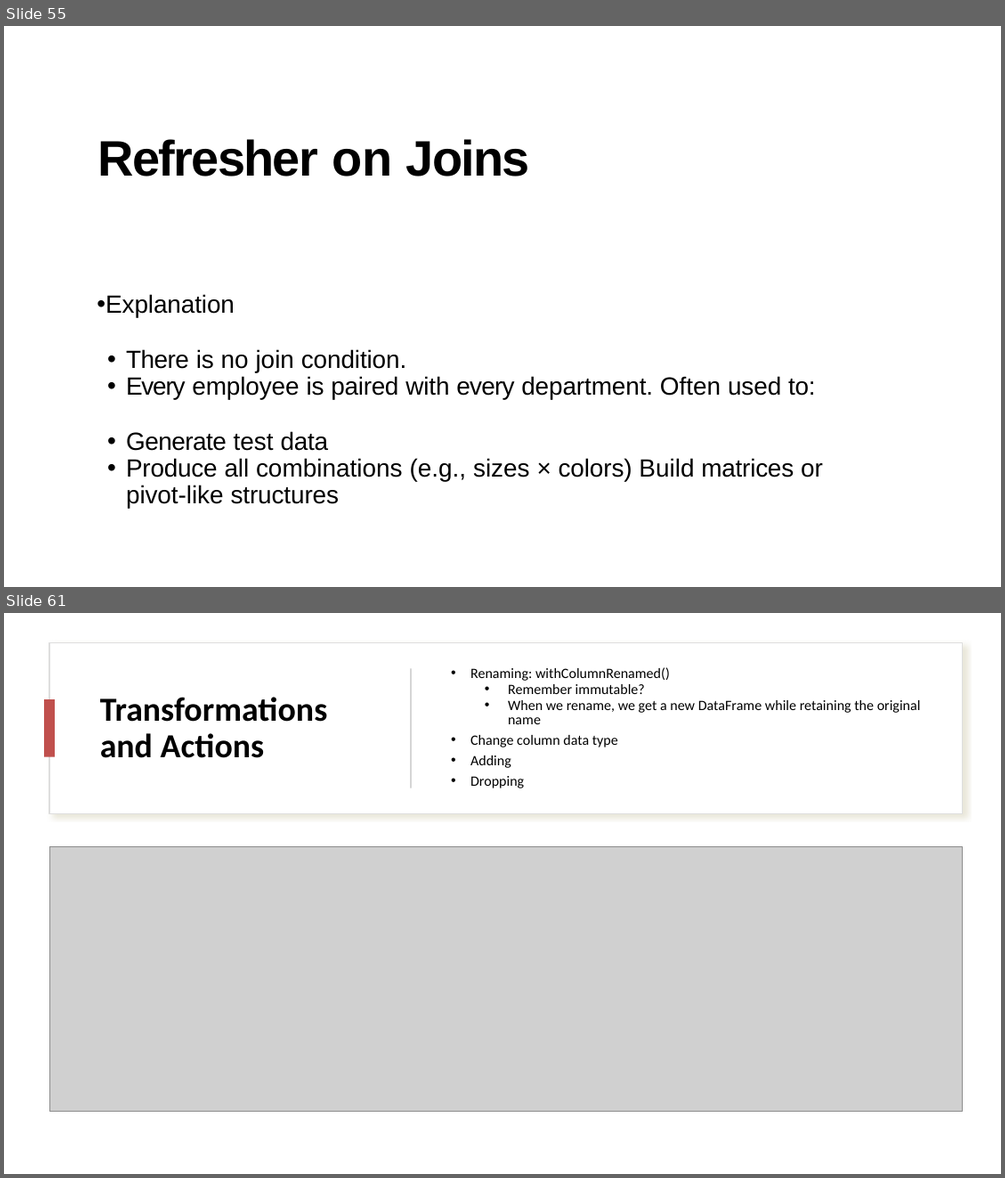
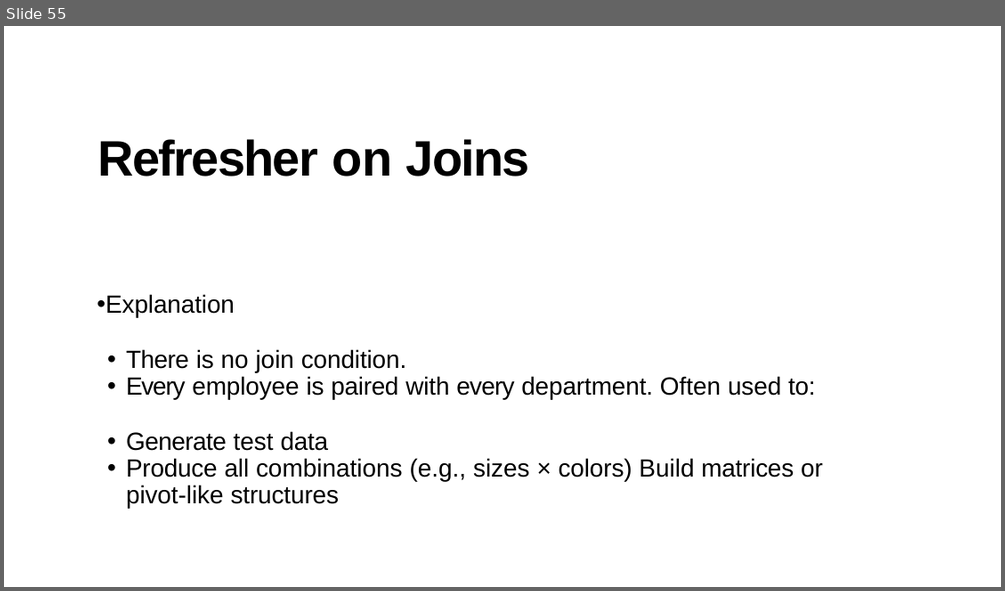
Before and after one commit to zhangyu027/UCI_Hadoop_Apache_Airflow, a slide deck: 02_Slides/M6_SparkSQL.pptx. Shown one above the other, each under a label of ours: slides 55 and 61 before the commit, slide 55 after it; the slides between them are not shown. The pictures are 1005x1178 and 1005x591 pixels, drawn with LibreOffice and Linux fonts; fonts in the diff are those of the drawing; grey boxes stand for pictures. Boxes give left, top, right and bottom in pixels: in the first picture for what was removed or moved away, otherwise in the second. Text is boxed around its words. In the diff, an @@ line names an element or a change of style, - is before the commit and + after.

```diff
--- a/02_Slides/M6_SparkSQL.pptx
+++ b/02_Slides/M6_SparkSQL.pptx
@@ slide 61 removed at box(4, 613, 1001, 1174), background #FFFFFF @@
@@ rectangle removed at box(49, 643, 963, 813) @@
@@ rectangle removed at box(410, 669, 412, 788) @@
@@ text removed at box(470, 667, 921, 788) @@
-• Renaming: withColumnRenamed()
-  • Remember immutable?
-  • When we rename, we get a new DataFrame while retaining the original name
-• Change column data type
-• Adding
-• Dropping
@@ rectangle removed at box(44, 700, 55, 758) @@
@@ title removed at box(100, 697, 328, 758) @@
-Transformations and Actions
@@ picture removed at box(49, 846, 963, 1111) @@
```
Also in this commit, not shown: 7 slides changed, 20 other slides removed, 10 other files.
